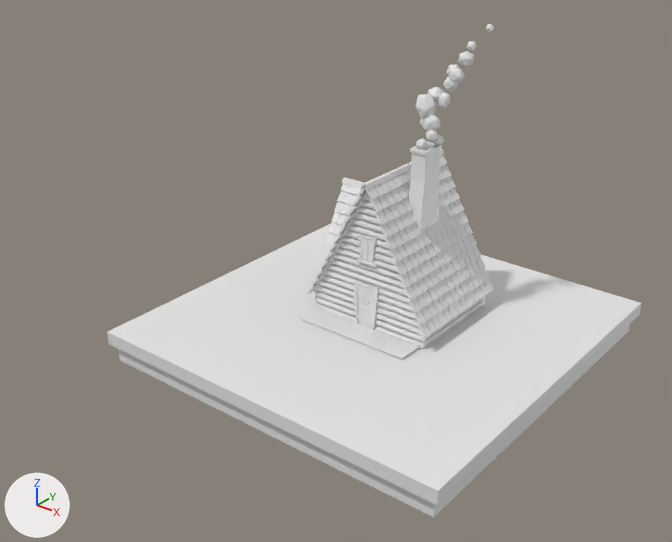
One commit to the Blender file House_in_the_forest/House.blend: the scene before it, then after it.
The view is the same before and after, from a camera (50 mm lens) standing at (4.18, -5.88, 4.23) and looking at (-0.72, 0.25, 0.43). The lights are fixed; the arrows at lower left show +X, +Y and +Z.

Names of what the first picture shows: 'Chimney', 'Cube.001', 'Door', 'Logs.001', 'Platform', 'Tiles', 'Tiles.001'.
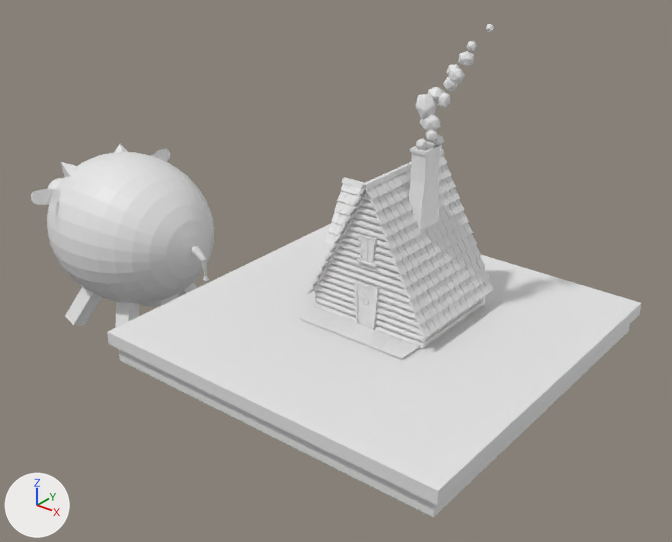
What changed in the scene script:
```text
Add me_plane_008:
    me_plane_008.from_pydata([(-0.07, 0.244, 0.0), (0.062, 0.128, 0.0), (-0.08, 0.046, 0.015), (0.075, -0.023, -0.014), (-0.024, -0.233, 0.011), (-0.077, -0.063, 0.035), (-0.052, -0.21, 0.024), (-0.071, -0.148, 0.033), (0.072, -0.065, -0.034), (0.024, -0.233, -0.012), (0.069, -0.149, -0.032), (0.051, -0.21, -0.024)], [], [(2, 3, 1, 0), (5, 7, 6, 4, 9, 11, 10, 8, 3, 2)])
Add me_sphere_003:
    me_sphere_003.from_pydata(...)  # 530 vertices, 564 faces; spans x -0.83..1.14, y -0.83..0.83, z -1.0..1.0
Add me_cylinder_003:
    me_cylinder_003.from_pydata(...)  # 160 vertices, 130 faces; spans x -1.0..6.32, y -1.0..1.0, z -1.0..3.95
Add me_sphere_005:
    me_sphere_005.from_pydata(...)  # a UV sphere (32 segments, 16 rings, poles along z) spanning x -1.0..1.0, y -1.0..1.0, z -1.0..1.0
Add ob_plane:
    ob_plane = bpy.data.objects.new('Plane', me_plane_008)
    ob_plane.location = (-3.701, -0.708, 0.741)
    ob_plane.rotation_euler = (-0.348, 0.815, -0.258)  # degrees (-20, 47, -15)
    ob_plane.scale = (0.98, 0.98, 0.98)
    _m = ob_plane.modifiers.new('Mirror', 'MIRROR')
    _m.use_axis = (False, True, False)
    _m.mirror_object = ob_sphere
    _m = ob_plane.modifiers.new('Solidify', 'SOLIDIFY')
Add ob_sphere:
    ob_sphere = bpy.data.objects.new('Sphere', me_sphere_003)
    ob_sphere.location = (-3.356, -0.005, 0.251)
    ob_sphere.rotation_euler = (0.0, 1.571, 0.0)  # degrees (0, 90, 0)
    ob_sphere.scale = (0.98, 0.98, 0.98)
Add ob_cylinder:
    ob_cylinder = bpy.data.objects.new('Cylinder', me_cylinder_003)
    ob_cylinder.location = (-2.383, 0.0, 0.267)
    ob_cylinder.rotation_euler = (0.0, 1.571, 0.0)  # degrees (0, 90, 0)
    ob_cylinder.scale = (0.0464, 0.0464, 0.0464)
Add ob_sphere_002:
    ob_sphere_002 = bpy.data.objects.new('Sphere.002', me_sphere_005)
    ob_sphere_002.location = (-4.212, -0.23, 0.526)
    ob_sphere_002.rotation_euler = (0.0, 1.571, 0.0)  # degrees (0, 90, 0)
    ob_sphere_002.scale = (0.154, 0.154, 0.154)
    _m = ob_sphere_002.modifiers.new('Mirror', 'MIRROR')
    _m.use_axis = (False, True, False)
    _m.mirror_object = ob_sphere
```

What differs and where, as boxes [x1, y1, x2, y2] in the pictures (672 x 542 px):
'Sphere', added
    after: [47, 144, 214, 328]
'Plane', added
    after: [31, 149, 170, 205]
'Cylinder', added
    after: [190, 245, 209, 281]
'Sphere.002', added
    after: [48, 178, 63, 189]
